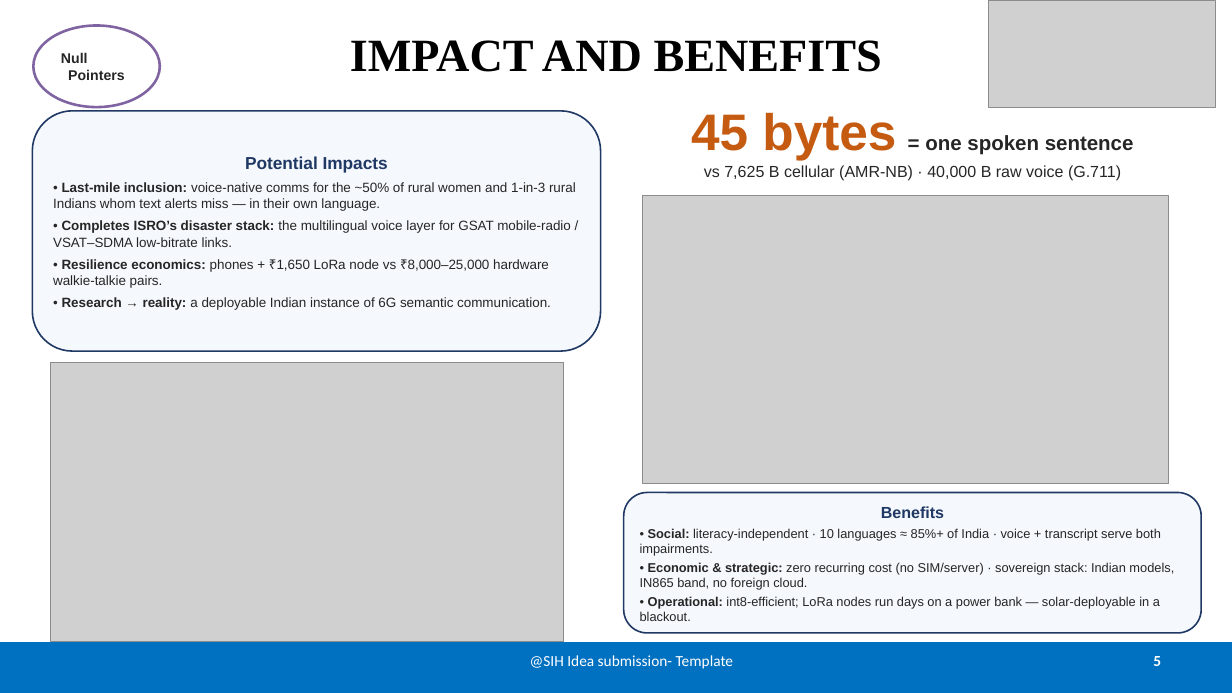
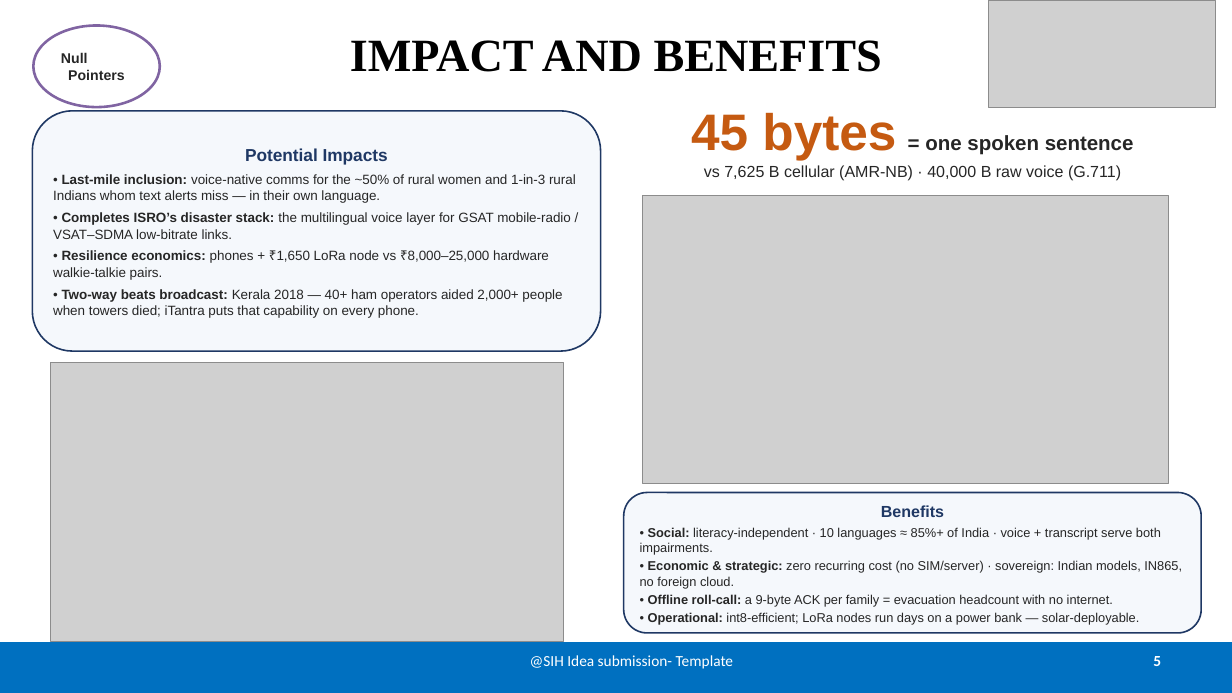
Before and after one commit to satyam-mishra-dev/itantra, a slide deck: slide 5 of docs/SIH2026-iTantra-idea-PPT.pptx. Drawn at 1232x693 pixels with LibreOffice and Linux fonts; fonts in the diff are those of the drawing; grey boxes stand for pictures. Boxes give left, top, right and bottom in pixels: in the first picture for what was removed or moved away, otherwise in the second. Text is boxed around its words. In the diff, an @@ line names an element or a change of style, - is before the commit and + after.

Commit message:
docs: idea PPT v4 — real-speech CER, measured rivals, prosody byte + AFSK modem, AES-GCM, roll-call, WEA/LSSC-ST refs, updated already-built box

```diff
--- a/docs/SIH2026-iTantra-idea-PPT.pptx
+++ b/docs/SIH2026-iTantra-idea-PPT.pptx
@@ text in rounded rectangle at [53, 289, 562, 318]: text changed @@
-• Research → reality: a deployable Indian instance of 6G semantic communication.
+• Two-way beats broadcast: Kerala 2018 — 40+ ham operators aided 2,000+ people when towers died; iTantra puts that capability on every phone.
@@ text in rounded rectangle at [640, 560, 1182, 625]: text changed @@
-• Economic & strategic: zero recurring cost (no SIM/server) · sovereign stack: Indian models, IN865 band, no foreign cloud.
-• Operational: int8-efficient; LoRa nodes run days on a power bank — solar-deployable in a blackout.
+• Economic & strategic: zero recurring cost (no SIM/server) · sovereign: Indian models, IN865, no foreign cloud.
+• Offline roll-call: a 9-byte ACK per family = evacuation headcount with no internet.
+• Operational: int8-efficient; LoRa nodes run days on a power bank — solar-deployable.
```
Also in this commit, not shown: 4 other slides changed, 1 other file.
